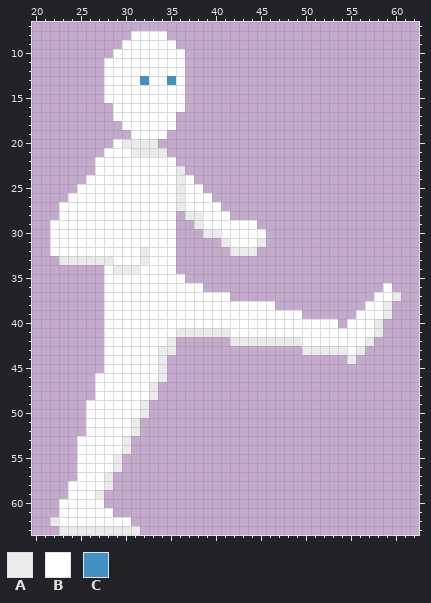
File history of a pixel-art sprite, android/assets/runner_kick.png. This is how it looked before the edit.
The file is 64x64 pixels. Shown: x 20..62, y 7..63.
Palette (. is transparent): A #ebebeb  B #ffffff  C #4192c3
The result:
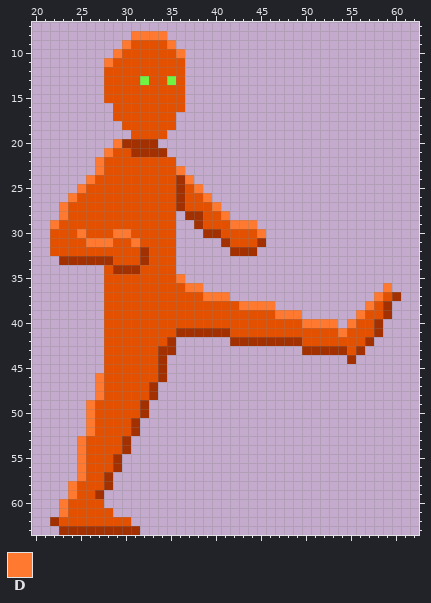
Colours new in this view: D #ff7930
From old to new:
colour A: #ebebeb -> #a23000
colour B: #ffffff -> #e35100
colour C: #4192c3 -> #71f341
Changed rows in their new state; - is a pixel that keeps its letter.
first column x 28:
 8 ---DDDD--
 9 --D----D-
10 -D------D
11 D--------
first column x 22:
20 -------D----------------
21 ------D-----------------
22 -----D------------------
23 -----D--------D---------
24 ----D----------D--------
25 ---D------------D-------
26 --D--------------D------
27 -D----------------D-----
28 -D-----------------D----
29 D-------------------DDD-
30 ---D---DD--------------D
31 ----DDD--D--------------
first column x 36:
35 D-----------------------
36 -DD--------------------D
37 ---DDD----------------D-
38 -------DDDD----------D--
39 -----------DDD------D---
40 --------------DDDD-D----
41 ------------------D-----
first column x 23:
46 ----D
47 ----D
48 ----D
49 ---D-
50 ---D-
51 ---D-
52 ---D-
53 --D--
54 --D--
55 --D--
56 --D--
57 --D--
58 -D---
59 -D---
60 D----
61 D----
